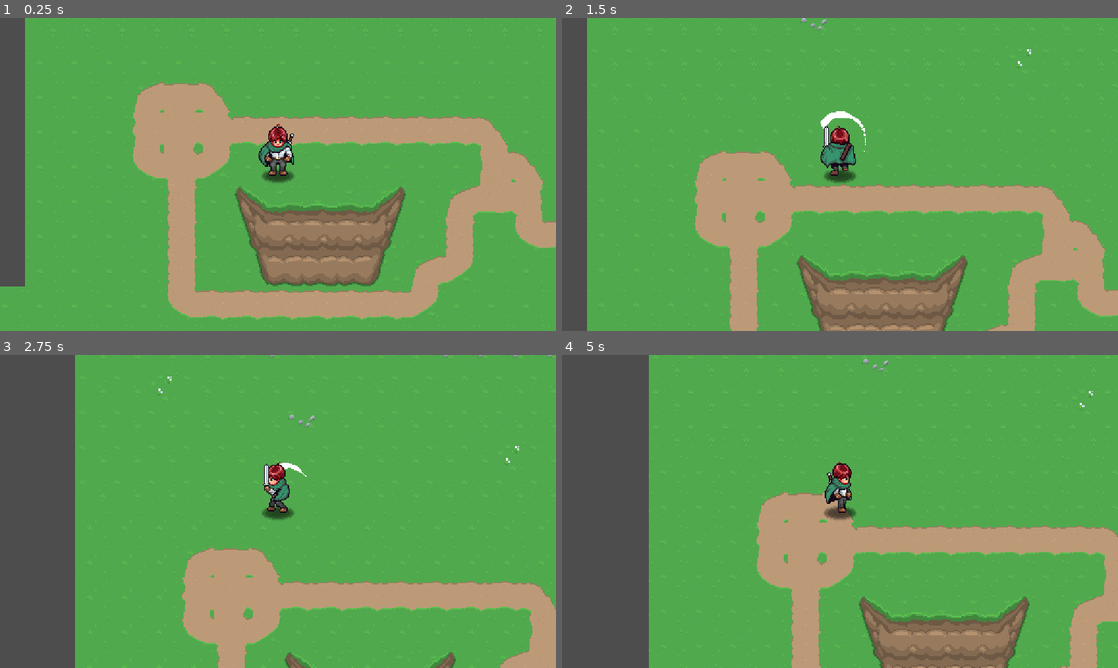
Above: before the commit, frames 1-4 (two rows, left to right).
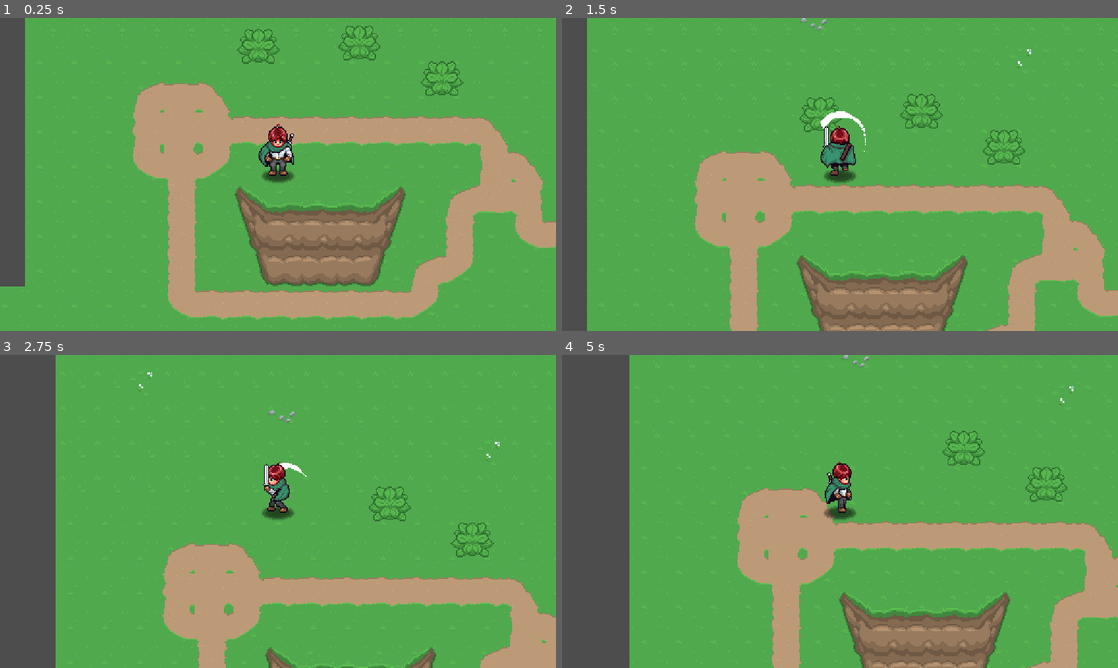
Above: after the commit, the same moments.

Repository: admiralbolt/godot-practice
Game: Godot game, scene res://playground.tscn
Two runs of this game, one before a commit and one after it. Both use one fixed random seed, a clock stepped at 60 frames per second and the inputs below. This scene is started directly instead of the project's main scene.
Inputs:
- Up to frame 1 (0.25 s): no input
- Up to frame 2 (1.5 s): hold J (attack) 0.53-1.28 s; hold W (up) from 0.53 s (still down); tap J (attack) at 1.35 s
- Up to frame 3 (2.75 s): release W (up) at 2.03 s; hold A (left) from 2.03 s (still down); hold J (attack) from 2.03 s (still down)
- Up to frame 4 (5 s): release J (attack) at 2.78 s; tap J (attack) at 2.85, 4.35 s; release A (left) at 3.53 s; hold S (down) 3.53-4.28 s; hold J (attack) 3.53-4.28 s; hold D (right) from 4.28 s (still down)

The runs differ from the first frame. In frame 1, 0.4% of the frame differs, in the area x 42-84%, y 2-25%; in frame 2, 0.4%; in frame 3, 9.9%; in frame 4, 15%, in the area x 12-100%, y 0-100%.

Commit message:
Basic hitboxes setup.

Diff:
--- /dev/null
+++ b/michael-aarpg/general/hitboxes/HitBox.tscn
@@ -0,0 +1,9 @@
+[gd_scene format=3 uid="uid://cuh4xafionjdp"]
+
+[ext_resource type="Script" uid="uid://de2ebyp50ruio" path="res://general/hitboxes/hit_box.gd" id="1_aekwx"]
+
+[node name="HitBox" type="Area2D" unique_id=1473301795]
+collision_layer = 256
+collision_mask = 0
+monitoring = false
+script = ExtResource("1_aekwx")
--- /dev/null
+++ b/michael-aarpg/general/hitboxes/hit_box.gd
@@ -0,0 +1,16 @@
+class_name HitBox extends Area2D
+
+signal Damaged(amount: int)
+
+# Called when the node enters the scene tree for the first time.
+func _ready() -> void:
+  pass # Replace with function body.
+
+
+# Called every frame. 'delta' is the elapsed time since the previous frame.
+func _process(delta: float) -> void:
+  pass
+
+func take_damage(amount: int) -> void:
+  print("TakeDamage: ", amount)
+  Damaged.emit(amount)
--- /dev/null
+++ b/michael-aarpg/general/hurtboxes/HurtBox.tscn
@@ -0,0 +1,9 @@
+[gd_scene format=3 uid="uid://dg7q1f5oayegc"]
+
+[ext_resource type="Script" uid="uid://bj8vko3pyqiij" path="res://general/hurtboxes/hurt_box.gd" id="1_jyhkf"]
+
+[node name="HurtBox" type="Area2D" unique_id=540563036]
+collision_layer = 0
+collision_mask = 2
+monitorable = false
+script = ExtResource("1_jyhkf")
--- /dev/null
+++ b/michael-aarpg/general/hurtboxes/hurt_box.gd
@@ -0,0 +1,18 @@
+class_name HurtBox extends Area2D
+
+@export var damage : int = 1
+
+
+# Called when the node enters the scene tree for the first time.
+func _ready() -> void:
+  area_entered.connect(on_area_entered)
+  pass # Replace with function body.
+
+
+# Called every frame. 'delta' is the elapsed time since the previous frame.
+func _process(delta: float) -> void:
+  pass
+
+func on_area_entered(area: Area2D) -> void:
+  if area is HitBox:
+    area.take_damage(damage)
--- a/michael-aarpg/player.gd
+++ b/michael-aarpg/player.gd
@@ -1,21 +1,26 @@
 class_name Player extends CharacterBody2D
 
 var direction: Vector2 = Vector2.ZERO
+var facing: Vector2 = Vector2.DOWN
 var move_speed: float = 100.0
 
 @onready var sprite: Sprite2D = $Sprite2D
 @onready var attack_effect: Sprite2D = %AttackEffectSprite
 @onready var animation_tree: AnimationTree = $AnimationTree
+@onready var interactions: Node2D = $Interactions
+@onready var hurt_box: HurtBox = $Interactions/HurtBox
 
 func _ready() -> void:
   animation_tree.active = true
+  print("okay...")
+  $AnimationTree.animation_started.connect(enter)
+  $AnimationTree.animation_finished.connect(exit)
 
 func _process(_delta: float) -> void:
   direction = Input.get_vector("left", "right", "up", "down")
   var is_attacking: bool = Input.is_action_pressed("attack")
 
   animation_tree.set("parameters/conditions/attack", is_attacking)
-
   update_blend_position()
 
 func _is_attacking() -> bool:
@@ -31,9 +36,26 @@
   if direction == Vector2.ZERO or _is_attacking():
     return
 
+  facing = direction
   animation_tree.set("parameters/idle/blend_position", direction)
   animation_tree.set("parameters/walk/blend_position", direction)
   animation_tree.set("parameters/attack/attack/blend_position", direction)
   animation_tree.set("parameters/attack/attack_effect/blend_position", direction)
   sprite.scale.x = -1 if direction.x < 0 else 1
   attack_effect.scale.x = -1 if direction.x < 0 else 1
+
+# All of this below is a hack because of the AnimationTree.
+# It seems like using the animation tree to track state was actually a bad
+# call, but here we are.
+func enter(started: StringName) -> void:
+  if started == "attack_up" or started == "attack_down":
+    await get_tree().create_timer(0.075).timeout
+    print(facing.angle() * 180 / PI)
+    interactions.rotation_degrees = (facing.angle() * 180 / PI) - 90
+    print(interactions.rotation_degrees)
+    hurt_box.monitoring = true
+
+func exit(finished: StringName) -> void:
+  if finished == "attack_up" or finished == "attack_down":
+    await get_tree().create_timer(0.075).timeout
+    hurt_box.monitoring = false
--- a/michael-aarpg/player.tscn
+++ b/michael-aarpg/player.tscn
@@ -5,6 +5,7 @@
 [ext_resource type="Texture2D" uid="uid://vd2ifirvhnkw" path="res://assets/AttackSprite01.png" id="3_i3pqv"]
 [ext_resource type="AudioStream" uid="uid://cj2hq7tigrtto" path="res://assets/SwordSwoosh.wav" id="4_hqtel"]
 [ext_resource type="Texture2D" uid="uid://doiv0vmdmg8ib" path="res://assets/Shadow.png" id="4_sweqy"]
+[ext_resource type="PackedScene" uid="uid://dg7q1f5oayegc" path="res://general/hurtboxes/HurtBox.tscn" id="6_2hs0m"]
 
 [sub_resource type="CircleShape2D" id="CircleShape2D_wt17y"]
 radius = 13.038404
@@ -536,33 +537,6 @@
 blend_point_3/pos = Vector2(0, -1)
 blend_mode = 1
 
-[sub_resource type="AnimationNodeAnimation" id="AnimationNodeAnimation_n7ghd"]
-animation = &"attack_up"
-
-[sub_resource type="AnimationNodeAnimation" id="AnimationNodeAnimation_nvl01"]
-animation = &"attack_side"
-
-[sub_resource type="AnimationNodeAnimation" id="AnimationNodeAnimation_ivps1"]
-animation = &"attack_side"
-
-[sub_resource type="AnimationNodeAnimation" id="AnimationNodeAnimation_urp6f"]
-animation = &"attack_down"
-
-[sub_resource type="AnimationNodeAnimation" id="AnimationNodeAnimation_bwjto"]
-animation = &"attack_effect_down"
-
-[sub_resource type="AnimationNodeBlendSpace2D" id="AnimationNodeBlendSpace2D_bwjto"]
-blend_point_0/node = SubResource("AnimationNodeAnimation_n7ghd")
-blend_point_0/pos = Vector2(0, -1)
-blend_point_1/node = SubResource("AnimationNodeAnimation_nvl01")
-blend_point_1/pos = Vector2(-1, 0)
-blend_point_2/node = SubResource("AnimationNodeAnimation_ivps1")
-blend_point_2/pos = Vector2(1, 0)
-blend_point_3/node = SubResource("AnimationNodeAnimation_urp6f")
-blend_point_3/pos = Vector2(0, 1)
-blend_point_4/node = SubResource("AnimationNodeAnimation_bwjto")
-blend_point_4/pos = Vector2(0, -1)
-
 [sub_resource type="AnimationNodeAnimation" id="AnimationNodeAnimation_2hs0m"]
 animation = &"walk_side"
 
@@ -611,15 +585,16 @@
 
 [sub_resource type="AnimationNodeStateMachine" id="AnimationNodeStateMachine_nvl01"]
 states/attack/node = SubResource("AnimationNodeBlendTree_jm5j8")
-states/attack/position = Vector2(561.57495, 284.54504)
+states/attack/position = Vector2(561.57495, 285.04504)
 states/idle/node = SubResource("AnimationNodeBlendSpace2D_2hs0m")
 states/idle/position = Vector2(386.49997, 99.9702)
-states/old_attack/node = SubResource("AnimationNodeBlendSpace2D_bwjto")
-states/old_attack/position = Vector2(412.49997, 317.5925)
 states/walk/node = SubResource("AnimationNodeBlendSpace2D_n7ghd")
 states/walk/position = Vector2(537.5, 100.0327)
 transitions = ["Start", "idle", SubResource("AnimationNodeStateMachineTransition_1jxqw"), "idle", "walk", SubResource(" …(346 unchanged characters)…
 graph_offset = Vector2(87.07496, 21.997555)
+
+[sub_resource type="CircleShape2D" id="CircleShape2D_1jxqw"]
+radius = 17.0
 
 [node name="Player" type="CharacterBody2D" unique_id=1655857196]
 collision_mask = 17
@@ -667,7 +642,6 @@
 parameters/attack/attack_effect/blend_position = Vector2(-0.020599246, -0.26690388)
 parameters/attack/Add2/add_amount = 1.0
 parameters/idle/blend_position = Vector2(0.00093638897, 0.9928826)
-parameters/old_attack/blend_position = Vector2(0, 0)
 parameters/walk/blend_position = Vector2(0, 0)
 
 [node name="Camera2D" type="Camera2D" parent="." unique_id=1213297563]
@@ -678,3 +652,14 @@
 volume_db = -20.0
 pitch_scale = 0.99
 max_polyphony = 8
+
+[node name="Interactions" type="Node2D" parent="." unique_id=983354847]
+
+[node name="HurtBox" parent="Interactions" unique_id=540563036 instance=ExtResource("6_2hs0m")]
+position = Vector2(0, 16)
+collision_mask = 256
+monitoring = false
+
+[node name="CollisionShape2D" type="CollisionShape2D" parent="Interactions/HurtBox" unique_id=792779361]
+shape = SubResource("CircleShape2D_1jxqw")
+debug_color = Color(0.967935, 0.16030386, 0.21823102, 0.41960785)
--- a/michael-aarpg/playground.tscn
+++ b/michael-aarpg/playground.tscn
@@ -2,11 +2,23 @@
 
 [ext_resource type="PackedScene" uid="uid://b08a1ia4jdolg" path="res://player.tscn" id="1_rupst"]
 [ext_resource type="PackedScene" uid="uid://1hjmhusl1md8" path="res://tile_maps/grass01.tscn" id="1_wt17y"]
+[ext_resource type="PackedScene" uid="uid://cpmhm3w2om2wo" path="res://props/plants/Plant.tscn" id="3_m8u5f"]
 
 [node name="Playground" type="Node2D" unique_id=726417159]
+y_sort_enabled = true
 
 [node name="Grass01" parent="." unique_id=947999009 instance=ExtResource("1_wt17y")]
+z_index = -1
 tile_map_data = PackedByteArray("AAAAAAAAAAAAAAAAAAAAAAEAAAAAAAAAAAAAAAIAAAAAAAAAAAAAAAMAAAAAAAAAAAAAAAQAAAAAAAAAAAAAAA …(7056 unchanged characters)…
 
 [node name="Player" parent="." unique_id=1655857196 instance=ExtResource("1_rupst")]
 position = Vector2(169, 121)
+
+[node name="Plant" parent="." unique_id=1117099936 instance=ExtResource("3_m8u5f")]
+position = Vector2(151, 2)
+
+[node name="Plant2" parent="." unique_id=587458766 instance=ExtResource("3_m8u5f")]
+position = Vector2(244, -1)
+
+[node name="Plant3" parent="." unique_id=1100586004 instance=ExtResource("3_m8u5f")]
+position = Vector2(320, 32)
--- a/michael-aarpg/project.godot
+++ b/michael-aarpg/project.godot
@@ -54,7 +54,9 @@
 [layer_names]
 
 2d_physics/layer_1="Player"
+2d_physics/layer_2="PlayerHurt"
 2d_physics/layer_5="Walls"
+2d_physics/layer_9="Enemy"
 
 [physics]
 
--- /dev/null
+++ b/michael-aarpg/props/plants/Plant.tscn
@@ -0,0 +1,28 @@
+[gd_scene format=3 uid="uid://cpmhm3w2om2wo"]
+
+[ext_resource type="Script" uid="uid://cd1l6g42rwhng" path="res://props/plants/plant.gd" id="1_c407k"]
+[ext_resource type="Texture2D" uid="uid://x0vyar84khm" path="res://assets/player_updates/sprites/Props.png" id="1_seybw"]
+[ext_resource type="PackedScene" uid="uid://cuh4xafionjdp" path="res://general/hitboxes/HitBox.tscn" id="2_2u3nk"]
+
+[sub_resource type="CircleShape2D" id="CircleShape2D_2u3nk"]
+radius = 16.0
+
+[node name="Plant" type="Node2D" unique_id=1117099936]
+script = ExtResource("1_c407k")
+
+[node name="Sprite2D" type="Sprite2D" parent="." unique_id=382818926]
+texture = ExtResource("1_seybw")
+hframes = 16
+vframes = 3
+
+[node name="HitBox" parent="." unique_id=1473301795 instance=ExtResource("2_2u3nk")]
+
+[node name="CollisionShape2D" type="CollisionShape2D" parent="HitBox" unique_id=588794419]
+shape = SubResource("CircleShape2D_2u3nk")
+
+[node name="StaticBody2D" type="StaticBody2D" parent="." unique_id=2123549024]
+collision_layer = 16
+collision_mask = 0
+
+[node name="CollisionShape2D" type="CollisionShape2D" parent="StaticBody2D" unique_id=1546196440]
+shape = SubResource("CircleShape2D_2u3nk")
--- /dev/null
+++ b/michael-aarpg/props/plants/plant.gd
@@ -0,0 +1,9 @@
+class_name Plant extends Node2D
+
+
+# Called when the node enters the scene tree for the first time.
+func _ready() -> void:
+  $HitBox.Damaged.connect(take_damage)
+
+func take_damage(_amount: int) -> void:
+  queue_free()
Not shown, added: michael-aarpg/general/hitboxes/hit_box.gd.uid
Not shown, added: michael-aarpg/general/hurtboxes/hurt_box.gd.uid
Not shown, added: michael-aarpg/props/plants/plant.gd.uid
